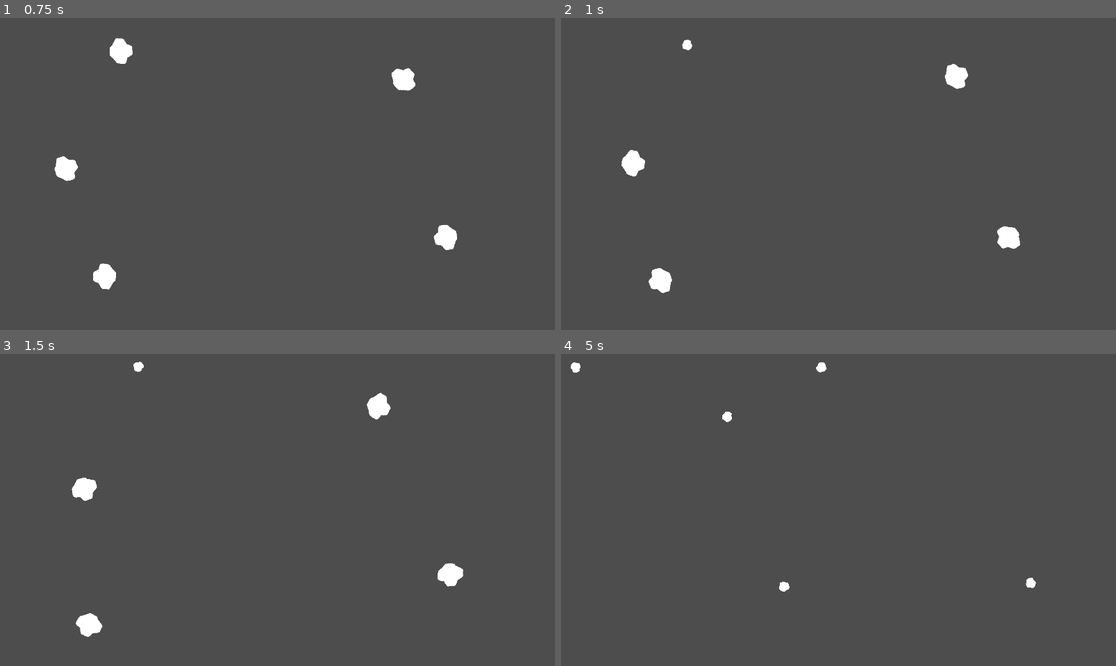
Above: before the commit, frames 1-4 (two rows, left to right).
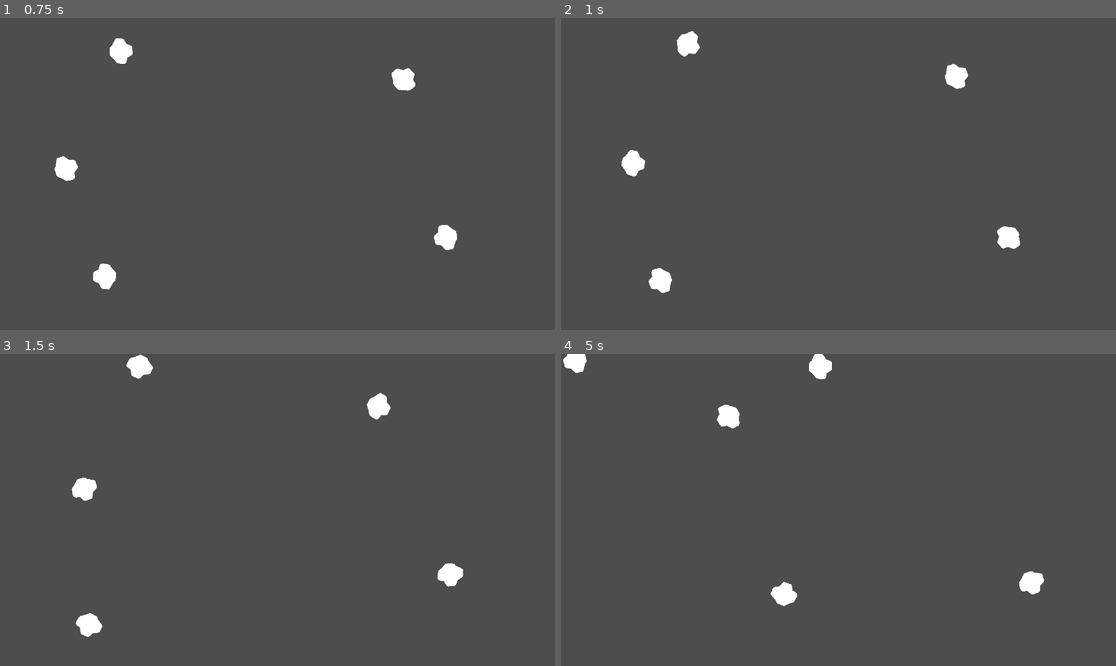
Above: after the commit, the same moments.

Repository: JustinRyanH/1bit_space
Game: Godot game, scene res://scenes/demo.tscn
The game is run twice, just before and just after one commit, with the same random seed, the same clock (stepped at 60 frames per second) and the same inputs.
Inputs (mouse positions are in pixels of both pictures, inside the frame that each line leads up to):
- Up to frame 1 (0.75 s): tap Enter at 0.5 s; move the mouse to (116, 58) at 0.52 s; press the mouse at (116, 58) at 0.53 s; hold D (Rotate Right) from 0.53 s (still down)
- Up to frame 2 (1 s): keep holding D (Rotate Right)
- Up to frame 3 (1.5 s): move the mouse to (449, 575) at 1.27 s; release D (Rotate Right) at 1.28 s; release the mouse at (449, 575) at 1.28 s; hold A (Rotate Left) from 1.28 s (still down); tap Enter at 1.35 s; click (449, 575) at 1.42 s
- Up to frame 4 (5 s): move the mouse to (638, 634) at 2.02 s; release A (Rotate Left) at 2.03 s; hold D (Rotate Right) 2.03-2.78 s; tap F at 2.1, 4.35 s; click (638, 634) at 2.17 s; move the mouse to (677, 463) at 2.77 s; hold W (Accelerate) 2.78-3.53 s; click (677, 463) at 2.85 s; move the mouse to (871, 385) at 3.52 s; hold A (Rotate Left) from 3.53 s (still down); tap Enter at 3.6 s; click (871, 385) at 3.67 s; move the mouse to (766, 606) at 4.27 s; click (766, 606) at 4.42 s

Frame 1 is identical in both runs. In frame 2, 0.2% of the frame differs, in the area x 20-26%, y 4-13%; in frame 3, 0.2%; in frame 4, 1.0%, in the area x 0-88%, y 0-81%.

Commit message:
use points for the asteroids

Diff:
--- a/scenes/asteroid/asteroid.gd
+++ b/scenes/asteroid/asteroid.gd
@@ -13,6 +13,7 @@
 @onready var death_timer := $DeathTimer as Timer
 @onready var incincible_timer: Timer = $IncincibleTimer
 @onready var visual_despawner: Timer = $VisualDespawner
+@onready var spawn_positions: Node2D = $SpawnPositions
 
 var is_invincible := true
 
@@ -41,7 +42,14 @@
 
 func destroy_asteroid() -> void:
 	if next_size:
-		asteroid_spawn_bus.spawn_asteroids.emit(next_size, position, linear_velocity)
+		var normalized_velocity := linear_velocity.normalized()
+		var speed := linear_velocity.length() * 1.5;
+		for point in spawn_positions.get_children():
+			var next_position = point.global_position
+			var next_rotation = point.rotation
+			var new_direction = normalized_velocity.rotated(next_rotation)
+			print("new direction: ", new_direction)
+			asteroid_spawn_bus.spawn_asteroids.emit(next_size, next_position, new_direction * speed)
 	else:
 		asteroid_spawn_bus.completely_destroyed.emit()
 	queue_free()
--- a/scenes/asteroid/asteroid.tscn
+++ b/scenes/asteroid/asteroid.tscn
@@ -11,6 +11,8 @@
 angular_damp_mode = 1
 script = ExtResource("1_qkyu3")
 asteroid_spawn_bus = ExtResource("2_3e5r3")
+
+[node name="SpawnPositions" type="Node2D" parent="."]
 
 [node name="Sprite2D" type="Sprite2D" parent="."]
 
--- a/scenes/asteroid/large_asteroid.tscn
+++ b/scenes/asteroid/large_asteroid.tscn
@@ -5,22 +5,33 @@
 [ext_resource type="Texture2D" uid="uid://c261keymf7u48" path="res://assets/asteroid1.png" id="2_okblt"]
 
 [node name="LargeAsteroid" instance=ExtResource("1_gtsgu")]
-input_pickable = true
 mass = 20.0
 next_size = ExtResource("2_4aynr")
 
-[node name="Sprite2D" parent="." index="0"]
-texture = ExtResource("2_okblt")
+[node name="Point1" type="Marker2D" parent="SpawnPositions" index="0"]
+position = Vector2(24, -18)
+rotation = -0.523599
+
+[node name="Point2" type="Marker2D" parent="SpawnPositions" index="1"]
+position = Vector2(-24, 22)
+rotation = 0.523599
 
 [node name="CollisionPolygon2D" type="CollisionPolygon2D" parent="." index="1"]
 visible = false
 polygon = PackedVector2Array(-44, -27, -15, -47, 10, -36, 25, -42, 36, -40, 50, -9, 38, 32, 10, 49, -4, 45, -34, 48, -50, 20, -38, -5)
 
+[node name="Sprite2D" parent="." index="2"]
+texture = ExtResource("2_okblt")
+
+[node name="Hurtbox" parent="." index="3"]
+visible = false
+
 [node name="CollisionPolygon2D" type="CollisionPolygon2D" parent="Hurtbox" index="0"]
 visible = false
 polygon = PackedVector2Array(-44, -27, -15, -47, 10, -36, 25, -42, 36, -40, 50, -9, 38, 32, 10, 49, -4, 45, -34, 48, -50, 20, -37, -4)
 
-[node name="Hitbox" parent="." index="3"]
+[node name="Hitbox" parent="." index="4"]
+visible = false
 damage = 2
 
 [node name="CollisionPolygon2D" type="CollisionPolygon2D" parent="Hitbox" index="0"]
--- a/scenes/asteroid/small_asteroid.tscn
+++ b/scenes/asteroid/small_asteroid.tscn
@@ -6,18 +6,18 @@
 [node name="SmallAsteroid" instance=ExtResource("1_r8rnn")]
 health = 1
 
-[node name="Sprite2D" parent="." index="0"]
-texture = ExtResource("2_6ih80")
-
 [node name="CollisionPolygon2D" type="CollisionPolygon2D" parent="." index="1"]
 visible = false
 polygon = PackedVector2Array(-21, -10, -6, -21, 4, -21, 8, -13, 14, -10, 19, -4, 19, 8, 16, 11, 15, 16, 10, 20, -12, 21, -21, 10, -19, -2)
+
+[node name="Sprite2D" parent="." index="2"]
+texture = ExtResource("2_6ih80")
 
 [node name="CollisionPolygon2D" type="CollisionPolygon2D" parent="Hurtbox" index="0"]
 visible = false
 polygon = PackedVector2Array(-21, -10, -6, -21, 4, -21, 8, -13, 14, -10, 19, -4, 19, 8, 16, 11, 15, 16, 10, 20, -12, 21, -21, 10, -19, -2)
 
-[node name="Hitbox" parent="." index="3"]
+[node name="Hitbox" parent="." index="4"]
 damage = 1
 
 [node name="CollisionPolygon2D" type="CollisionPolygon2D" parent="Hitbox" index="0"]
